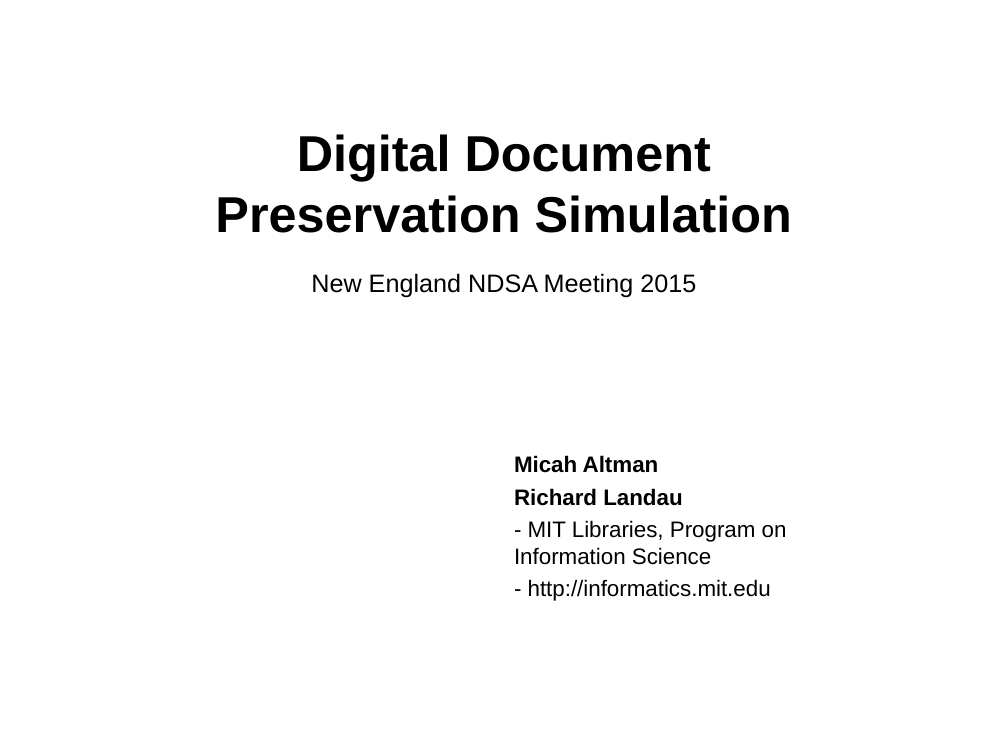
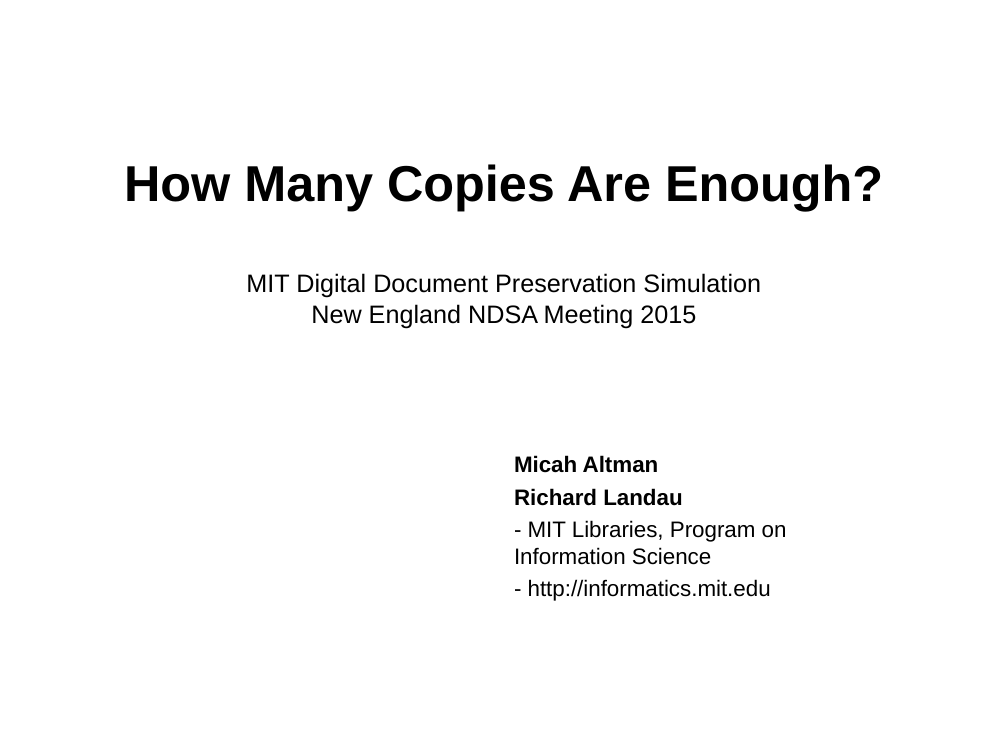
Before and after one commit to MIT-Informatics/PreservationSimulation, a slide deck: slide 1 of shelf/docs/Slides_NewEnglandNDSA.ppt. Drawn at 1008x756 pixels with LibreOffice and Linux fonts; fonts in the diff are those of the drawing. Boxes give left, top, right and bottom in pixels: in the first picture for what was removed or moved away, otherwise in the second. Text is boxed around its words. In the diff, an @@ line names an element or a change of style, - is before the commit and + after.

```diff
--- a/shelf/docs/Slides_NewEnglandNDSA.ppt
+++ b/shelf/docs/Slides_NewEnglandNDSA.ppt
@@ title at [124, 164, 883, 211]: text changed @@
-Digital Document
-Preservation Simulation
+How Many Copies Are Enough?
@@ text at [246, 273, 761, 298]: paragraph added @@
+MIT Digital Document Preservation Simulation
```
Also in this commit, not shown: 11 other slides changed, 6 slides added, 7 other files.
